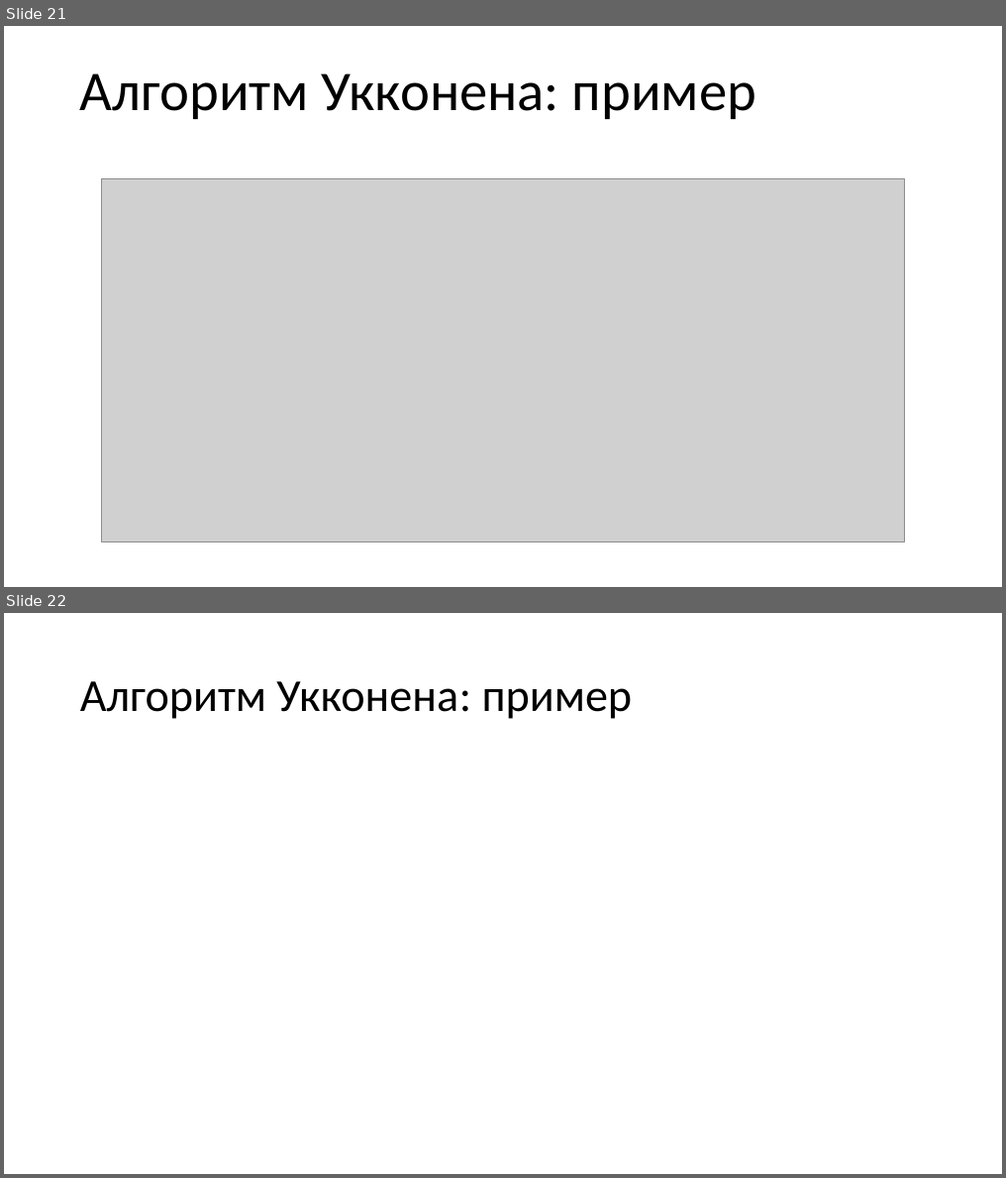
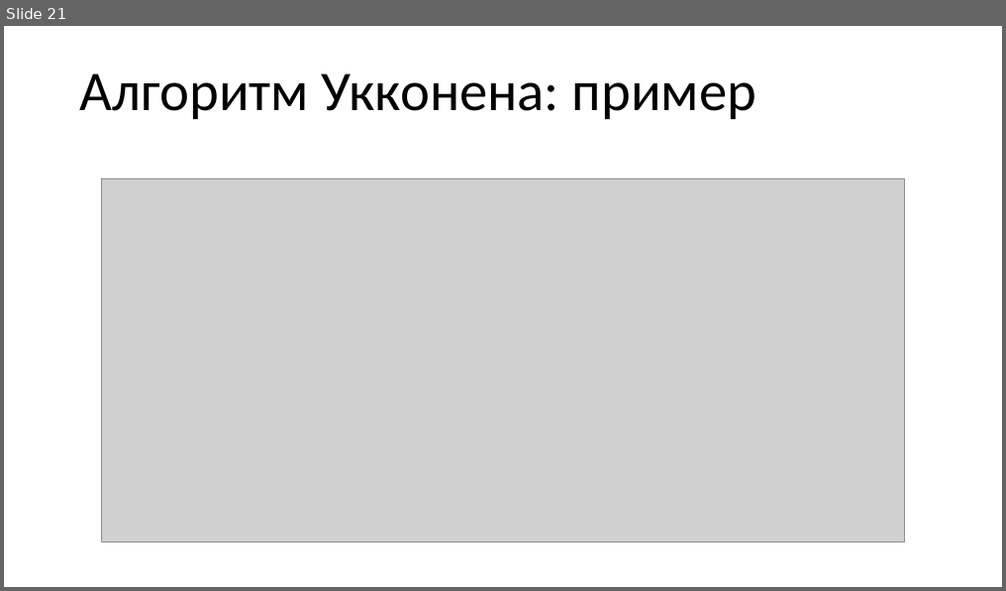
Before and after one commit to Pompon-Den/Suff-Tree-Algorithm-Ykkonen, a slide deck: Algorithm Ykkonena.pptx. Shown one above the other, each under a label of ours: slides 21 and 22 before the commit, slide 21 after it. The pictures are 1006x1178 and 1006x591 pixels, drawn with LibreOffice and Linux fonts; fonts in the diff are those of the drawing; grey boxes stand for pictures. Boxes give left, top, right and bottom in pixels: in the first picture for what was removed or moved away, otherwise in the second. Text is boxed around its words. In the diff, an @@ line names an element or a change of style, - is before the commit and + after.

```diff
--- a/Algorithm Ykkonena.pptx
+++ b/Algorithm Ykkonena.pptx
@@ slide 22 removed at [4,613,1002,1174], background #FFFFFF @@
@@ title removed at [80,681,633,719] @@
-Алгоритм Укконена: пример
```
Also in this commit, not shown: 12 slides changed, 1 other file.
